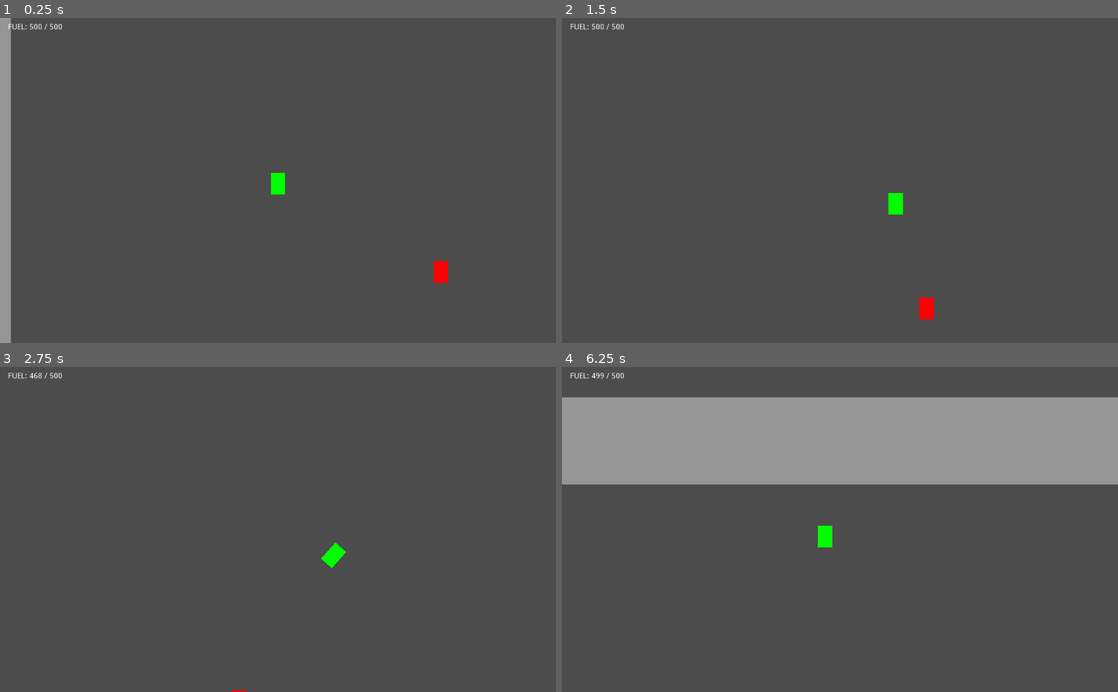
Above: before the commit, frames 1-4 (two rows, left to right).
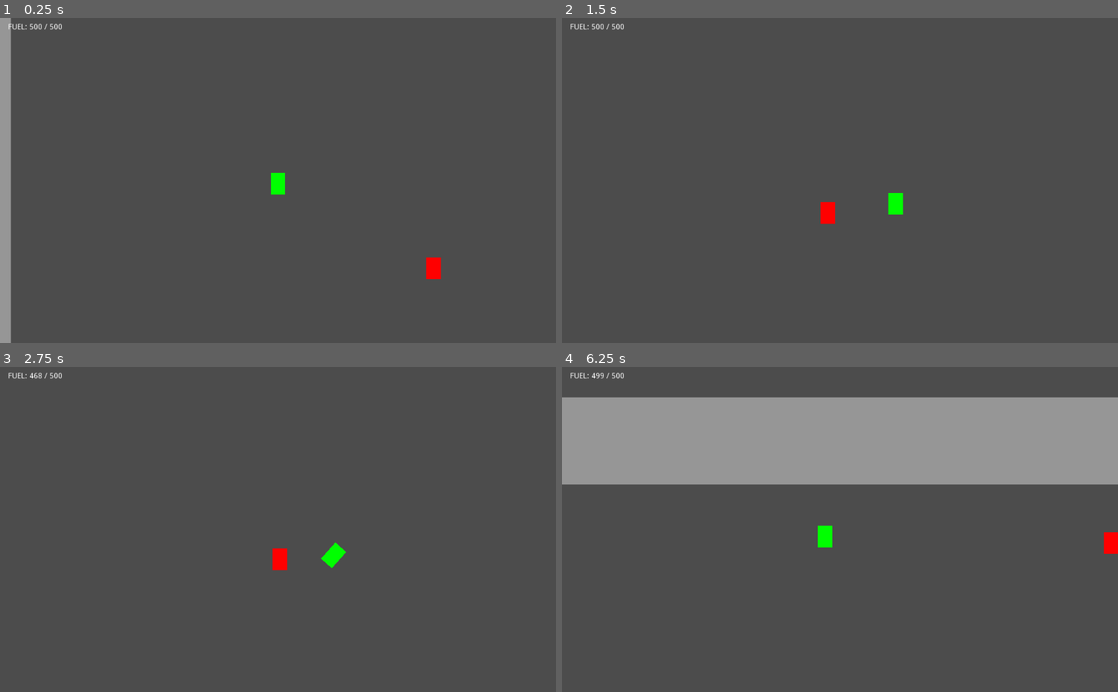
Above: after the commit, the same moments.

Repository: deengames/abu-hamid-x
Game: Godot game, scene res://prototype/Main.tscn
Two runs of this game, one before a commit and one after it. Both use one fixed random seed, a clock stepped at 60 frames per second and the inputs below.
Inputs (mouse positions are in pixels of both pictures, inside the frame that each line leads up to):
- Up to frame 1 (0.25 s): no input
- Up to frame 2 (1.5 s): tap Enter at 0.5 s; move the mouse to (962, 164) at 0.52 s; hold D (move_right) 0.53-1.28 s; click (962, 164) at 0.6 s; tap Space (jump) at 0.77 s; move the mouse to (728, 196) at 1.27 s; hold S (move_down) from 1.28 s (still down); tap Shift (boost) at 1.35 s
- Up to frame 3 (2.75 s): tap Space (jump) at 1.52 s; move the mouse to (333, 458) at 2.02 s; release S (move_down) at 2.03 s; hold D (move_right) from 2.03 s (still down); tap Ctrl (toggle_jetpack) at 2.1 s
- Up to frame 4 (6.25 s): move the mouse to (812, 594) at 2.77 s; release D (move_right) at 2.78 s; hold W (move_up) 2.78-3.53 s; tap E at 2.85, 5.85 s; click (812, 594) at 2.92 s; tap Space (jump) at 3.02, 3.77, 4.52, 6.02 s; move the mouse to (1006, 578) at 3.52 s; hold A (move_left) 3.53-5.03 s; click (1006, 578) at 3.6 s; move the mouse to (673, 480) at 4.27 s; tap Shift (boost) at 4.35 s; move the mouse to (867, 529) at 5.02 s; hold S (move_down) 5.03-5.78 s; tap Ctrl (toggle_jetpack) at 5.1 s; click (867, 529) at 5.17 s; move the mouse to (756, 448) at 5.77 s; hold D (move_right) from 5.78 s (still down)

The runs differ from the first frame. In frame 1, 0.2% of the frame differs, in the area x 76-81%, y 73-82%; in frame 2, 0.4%, in the area x 46-67%, y 56-93%; in frame 3, 0.2%; in frame 4, 0.2%.

Commit message:
Enemy now chases player

Diff:
--- a/prototype/Character/Enemy/Enemy.gd
+++ b/prototype/Character/Enemy/Enemy.gd
@@ -2,7 +2,26 @@
 
 
 export (int) var damage_to_deal = 2
+export (float) var movement_speed = 20
+
+
+var player
 
 
 func _ready():
 	_register_damaging_group('sword')
+
+
+func set_player(player_):
+	player = player_
+
+
+func _integrate_forces(state):
+	var velocity = state.get_linear_velocity()
+
+	var gained_velocity = Vector2(-movement_speed, 0).rotated(position.angle_to_point(player.position))
+	velocity += gained_velocity
+
+	velocity = Vector2(lerp(velocity.x, 0, 0.05), lerp(velocity.y, 0, 0.05))
+	velocity += state.get_total_gravity() * state.step
+	state.set_linear_velocity(velocity)
--- a/prototype/Character/Enemy/Enemy.tscn
+++ b/prototype/Character/Enemy/Enemy.tscn
@@ -8,7 +8,7 @@
 custom_solver_bias = 0.0
 extents = Vector2( 20, 30 )
 
-[node name="Enemy" groups=[
+[node name="Enemy" index="0" groups=[
 "enemies",
 ] instance=ExtResource( 1 )]
 
@@ -17,6 +17,7 @@
 script = ExtResource( 2 )
 max_health = 6
 damage_to_deal = 2
+movement_speed = 20
 
 [node name="Collision" parent="." index="0"]
 
--- a/prototype/Character/Player/Player.gd
+++ b/prototype/Character/Player/Player.gd
@@ -47,7 +47,6 @@
 
 
 func _integrate_forces(state):
-
 	var velocity = state.get_linear_velocity()
 
 	if not is_using_jetpack:
@@ -109,4 +108,3 @@
 func _unhandled_key_input(event):
 	if is_dead:
 		get_tree().change_scene('res://prototype/Main.tscn')
-		return true
--- a/prototype/Character/Player/Player.tscn
+++ b/prototype/Character/Player/Player.tscn
@@ -9,7 +9,7 @@
 custom_solver_bias = 0.0
 extents = Vector2( 20, 30 )
 
-[node name="Player" index="0" instance=ExtResource( 1 )]
+[node name="Player" instance=ExtResource( 1 )]
 
 gravity_scale = 2.0
 script = ExtResource( 2 )
@@ -58,6 +58,7 @@
 
 [node name="ui" type="CanvasLayer" parent="." index="3"]
 
+editor/display_folded = true
 layer = 1
 offset = Vector2( 0, 0 )
 rotation = 0.0
--- a/prototype/Main.gd
+++ b/prototype/Main.gd
@@ -1 +1,5 @@
 extends Node2D
+
+
+func _ready():
+	$Enemy.set_player($Player)
